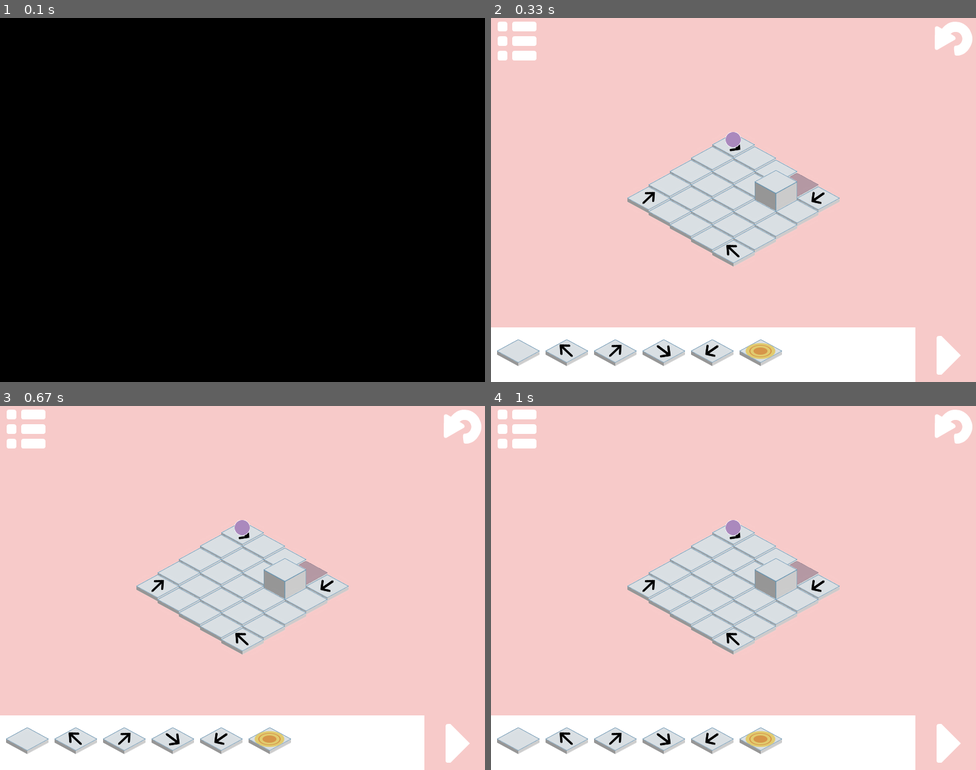
Above: before the commit, frames 1-4 (two rows, left to right).
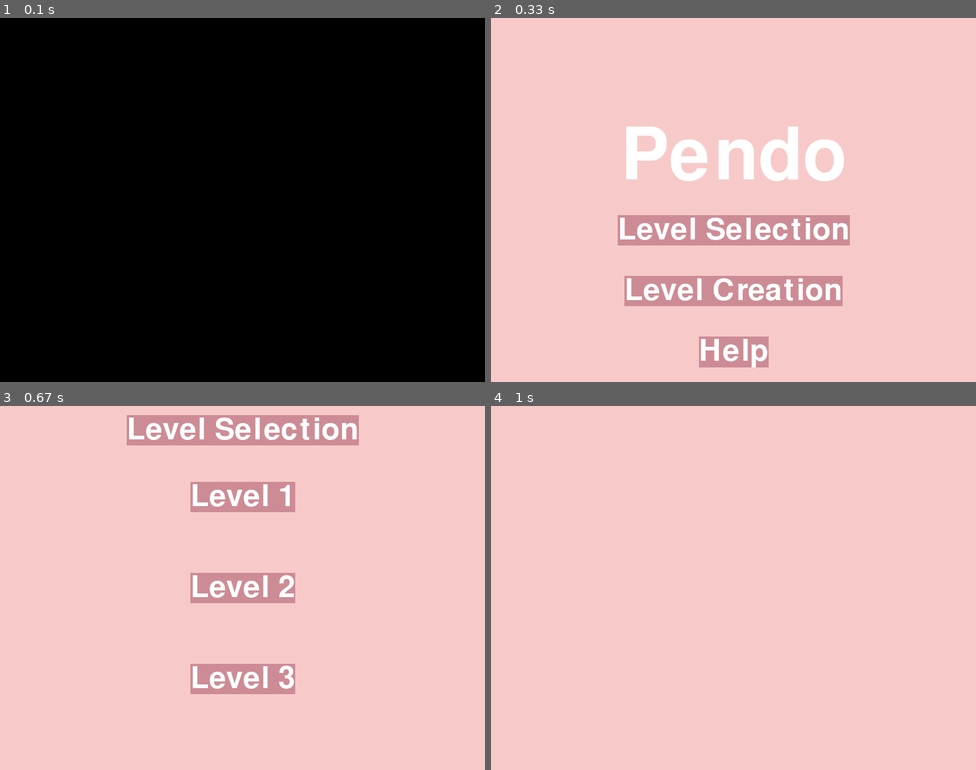
Above: after the commit, the same moments.

Repository: ameliakuang/112TP
Game: pygame game, started from trial/Game.py
Same seed, same stepped clock (60 frames per second), same inputs: the game is played once before the commit and once after it.
Inputs (mouse positions are in pixels of both pictures, inside the frame that each line leads up to):
- Up to frame 1 (0.1 s): no input
- Up to frame 2 (0.33 s): no input
- Up to frame 3 (0.67 s): press the mouse at (242, 617) at 0.37 s; move the mouse to (247, 657) at 0.47 s; release the mouse at (257, 697) at 0.6 s
- Up to frame 4 (1 s): press the mouse at (733, 497) at 0.7 s; move the mouse to (646, 595) at 0.8 s; release the mouse at (563, 693) at 0.93 s

Frame 1 is identical in both runs. In frame 2, 30% of the frame differs, in the area x 0-100%, y 1-100%; in frame 3, 30%; in frame 4, 23%.

Commit message:
add level

Diff:
--- a/trial/Board.py
+++ b/trial/Board.py
@@ -43,7 +43,7 @@
                 [0, 0, 0,0,0],
                 [0, 0, 0,0,0],
                 [6, 7, 0,0,0],
-                [4, 0, 0,0,1]]
+                [9, 0, 0,0,1]]
 
     def draw(self, screen):
         for row in range(len(self.board)):
@@ -94,11 +94,6 @@
                     tileImage = tile.image
                     iso_x, iso_y = utility.mapToIso(row, col, self.cols, self.halfTileWidth, self.halfTileHeight, screen)
                     screen.blit(tileImage, (iso_x, iso_y))
-                # jump tiles
-
-                # cube
-
-
                 # empty spots
                 else:
                     continue
--- a/trial/Control.py
+++ b/trial/Control.py
@@ -35,7 +35,7 @@
 class controlBar(Control):
     def __init__(self, screenWidth, screenHeight):
         pygame.sprite.Sprite.__init__(self)
-        self.image = pygame.Surface((screenWidth-100, 250))
+        self.image = pygame.Surface((screenWidth-100, 200))
         self.image.fill((255, 255, 255))
         self.rect = self.image.get_rect()
         self.rect.x = 0
@@ -47,7 +47,9 @@
             direTile = DireTile(i)
             self.tileOptions.add(direTile)
         portalTile = PortalTile()
+        jumpTile = JumpTile()
         self.tileOptions.add(portalTile)
+        self.tileOptions.add(jumpTile)
 
         self.tileRectList = []
 
--- a/trial/Game.py
+++ b/trial/Game.py
@@ -10,7 +10,7 @@
 
 class Game(PygameGame):
     def init(self):
-        self.mode = "playGame"
+        self.mode = "splashScreen"
         # Background color
         self.bgColor = (247, 202, 201)
 
@@ -34,7 +34,7 @@
 
         self.controlBar = controlBar(self.width, self.height)
 
-        # Drag
+
         self.dragFlag = False
         self.objectDragged = None
 
@@ -171,6 +171,9 @@
             self.mode = "levelSelection"
         elif(self.levelCreationRect.collidepoint(pos)):
             self.mode = "levelCreation"
+        elif(self.helpRect.collidepoint(pos)):
+            self.mode = "help"
+
 
     def splashScreenTimerFired(self, dt):
         pass
@@ -195,6 +198,11 @@
         self.levelCreationRect.center = (self.width//2, self.height//2+150)
         screen.blit(self.levelCreationSurface, self.levelCreationRect)
 
+        self.helpSurface = font2.render("Help", True, (255, 255, 255), (205,140,149))
+        self.helpRect = self.helpSurface.get_rect()
+        self.helpRect.center = (self.width//2, self.height//2+250)
+        screen.blit(self.helpSurface, self.helpRect)
+
     ########################
     # help mode
     ########################
@@ -239,16 +247,39 @@
     def levelSelectionKeyPressed(self, keyCode, modifier):
         pass
     def levelSelectionMousePressed(self, x, y):
-        self.mode = "help"
+        pos = (x, y)
+        if(self.textRect1.collidepoint(pos)):
+            self.mode = "level1"
+        elif(self.textRect2.collidepoint(pos)):
+            self.mode = "level2"
+        elif(self.textRect3.collidepoint(pos)):
+            self.mode = "level3"
     def levelSelectionTimerFired(self, dt):
         pass
     def levelSelectionRedrawAll(self, screen):
         font2 = pygame.font.Font("freesansbold.ttf", 50)
 
-        self.levelSelectionSurface = font2.render("Level Selection", True, (255, 255, 255),(205,140,149))
-        self.levelSelectionRect = self.levelSelectionSurface.get_rect()
+        levelSelectionSurface = font2.render("Level Selection", True, (255, 255, 255), (205,140,149))
+        self.levelSelectionRect = levelSelectionSurface.get_rect()
         self.levelSelectionRect.center = (self.width//2, 40)
-        screen.blit(self.levelSelectionSurface, self.levelSelectionRect)
+        screen.blit(levelSelectionSurface, self.levelSelectionRect)
+
+        level1Text = font2.render("Level 1", True, (255, 255, 255), (205,140,149))
+        self.textRect1 = level1Text.get_rect()
+        self.textRect1.center = (self.width//2, 150)
+        screen.blit(level1Text, self.textRect1)
+
+        level2Text = font2.render("Level 2", True, (255, 255, 255), (205,140,149))
+        self.textRect2 = level2Text.get_rect()
+        self.textRect2.center = (self.width//2, screen.get_rect().centery)
+        screen.blit(level2Text, self.textRect2)
+
+        level3Text = font2.render("Level 3", True, (255, 255, 255), (205,140,149))
+        self.textRect3 = level3Text.get_rect()
+        self.textRect3.center = (self.width//2, self.height - 150)
+        screen.blit(level3Text, self.textRect3)
+
+
 
     ########################
     # levelCreation mode
--- a/trial/Scene.py
+++ b/trial/Scene.py
@@ -19,6 +19,13 @@
     def __init__(self):
         pass
 
+    def go_to(self, scene):
+        self.scene = scene
+        self.scene.manager = self
+
+
+
+
 # Show Win/Loss
 class CustomScene(object):
     def __init__(self, state):
--- a/trial/pygamegame.py
+++ b/trial/pygamegame.py
@@ -95,7 +95,7 @@
                 ## Release Key
                 elif event.type == pygame.KEYUP:
                     self._keys[event.key] = False
-                    self.keyReleased(event.key, event.mod)
+                    self.keyReleased(event.key, event.mod, screen)
                 # Quit
                 elif event.type == pygame.QUIT:
                     playing = False
